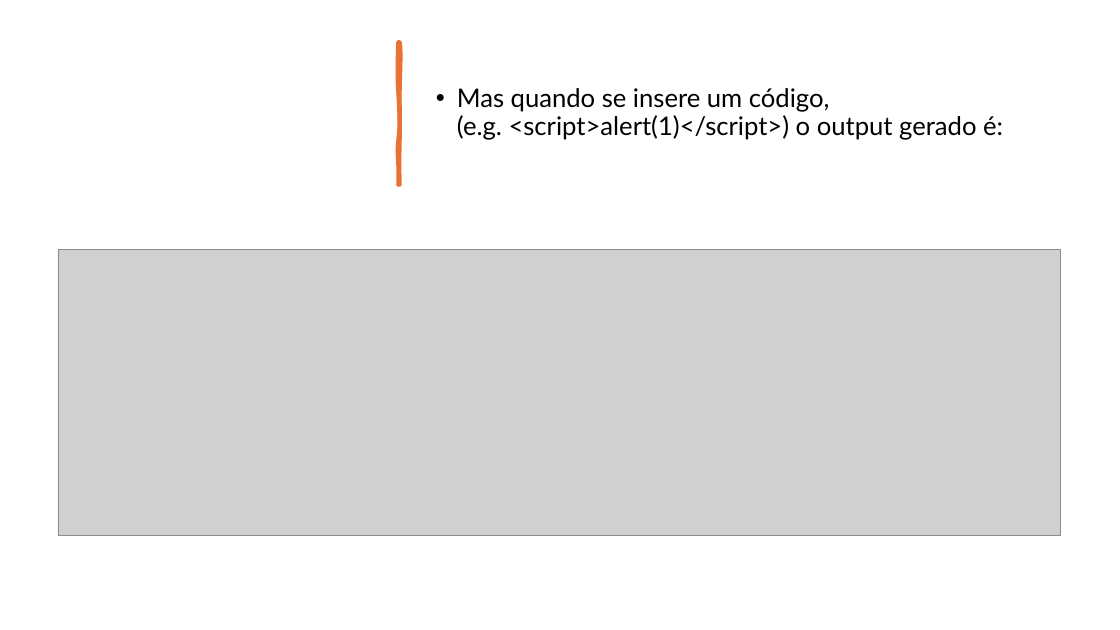
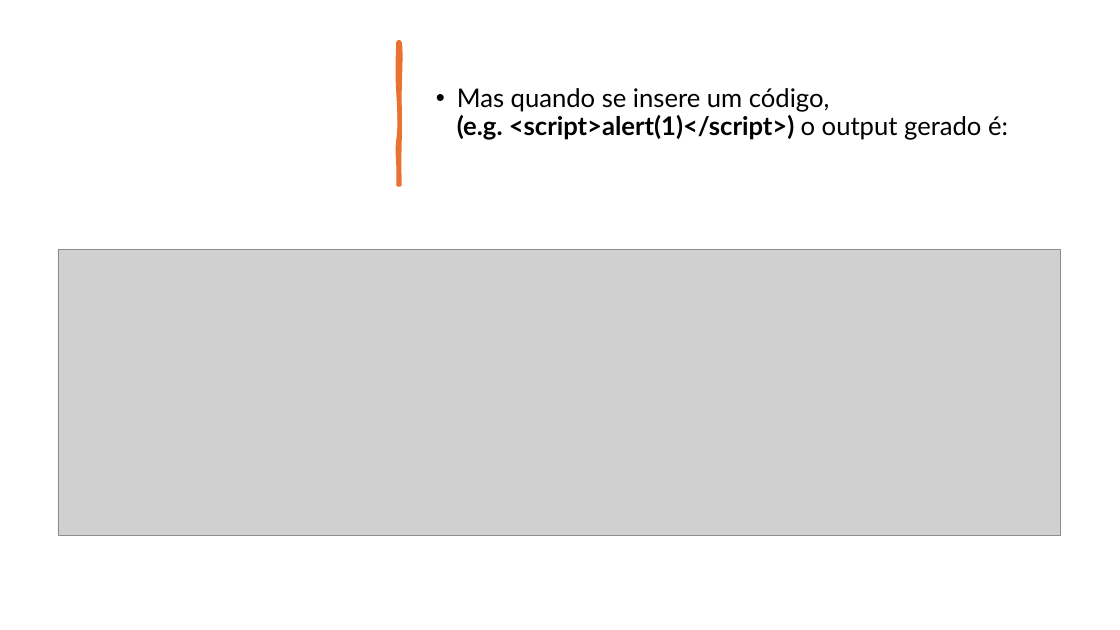
Before and after one commit to ATMD4/CiberWork, a slide deck: slide 18 of Análise de Vulnerabilidades.pptx (slide 16 before the commit). Drawn at 1120x630 pixels with LibreOffice and Linux fonts; fonts in the diff are those of the drawing; grey boxes stand for pictures. Boxes give left, top, right and bottom in pixels: in the first picture for what was removed or moved away, otherwise in the second. Text is boxed around its words. In the diff, an @@ line names an element or a change of style, - is before the commit and + after.

```diff
--- a/Análise de Vulnerabilidades.pptx
+++ b/Análise de Vulnerabilidades.pptx
@@ text "Mas quando se insere um ..." at (457,88,1008,140): bold on in "(e.g. <script>alert(1)</script>)" @@
```
Also in this commit, not shown: 4 other slides changed, 5 slides added, 2 slides removed.
